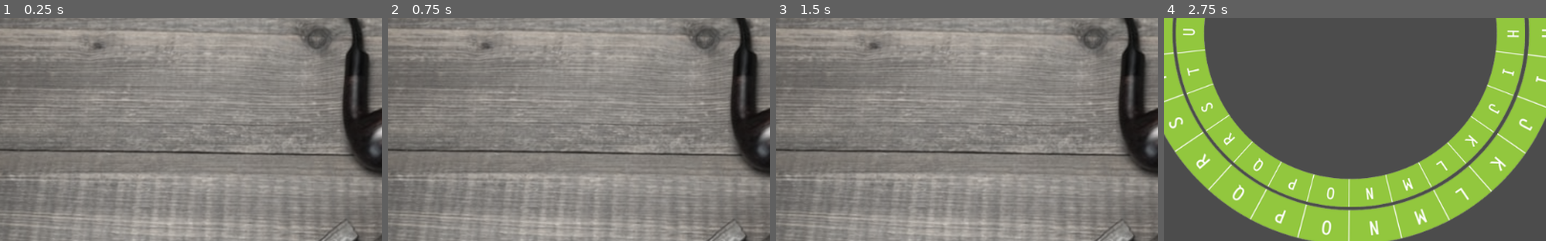
Above: before the commit, frames 1-4 (left to right).
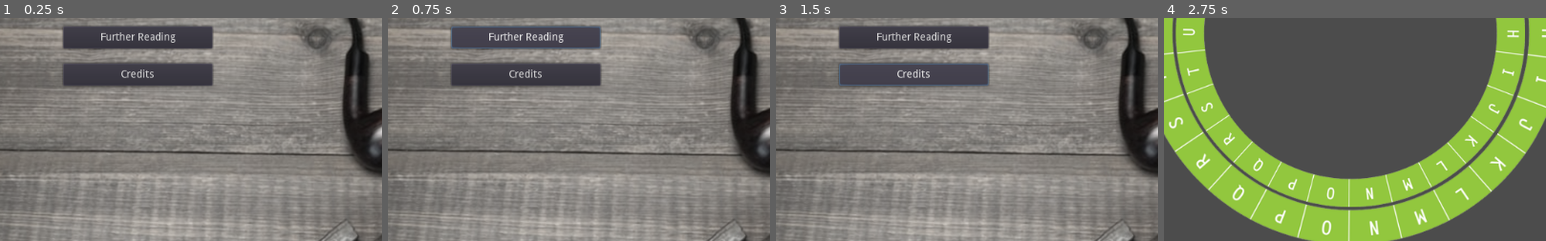
Above: after the commit, the same moments.

Repository: acm-projects/encryption-evolution
Game: Godot game, scene res://Scenes/MainMenu.tscn
Two runs of this game, one before a commit and one after it. Both use one fixed random seed, a clock stepped at 60 frames per second and the inputs below.
Inputs (mouse positions are % of the whole screen's width and height, from its top left):
- Up to frame 1 (0.25 s): no input
- Up to frame 2 (0.75 s): click (24, 51) at 0.5 s, where only the run after the commit has a clickable "Further Reading"
- Up to frame 3 (1.5 s): click (24, 59) at 1.25 s, where only the run after the commit has a clickable "Credits"
- Up to frame 4 (2.75 s): click "New Game" at 2 s
The pictures show only the part of the screen within x 6-56%, y 47-97%; the shares and areas given below are measured in that part.

The runs differ from the first frame. In frame 1, 8.3% of the frame differs, in the area x 16-56%, y 3-31%; in frame 2, 8.2%; in frame 3, 8.2%; in frame 4, nothing differs.

Commit message:
Add reading and credits menu buttons

Diff:
--- a/Scenes/MainMenu.tscn
+++ b/Scenes/MainMenu.tscn
@@ -40,4 +40,24 @@
 size_flags_horizontal = 0
 size_flags_vertical = 0
 text = "Level Select"
+
+[node name="FurtherReading" type="Button" parent="."]
+margin_left = 145.0
+margin_top = 292.0
+margin_right = 345.0
+margin_bottom = 322.0
+rect_min_size = Vector2( 200, 30 )
+size_flags_horizontal = 0
+size_flags_vertical = 0
+text = "Further Reading"
+
+[node name="Credits" type="Button" parent="."]
+margin_left = 145.0
+margin_top = 342.0
+margin_right = 345.0
+margin_bottom = 372.0
+rect_min_size = Vector2( 200, 30 )
+size_flags_horizontal = 0
+size_flags_vertical = 0
+text = "Credits"
 [connection signal="pressed" from="NewGame" to="NewGame" method="_on_NewGame_pressed"]
